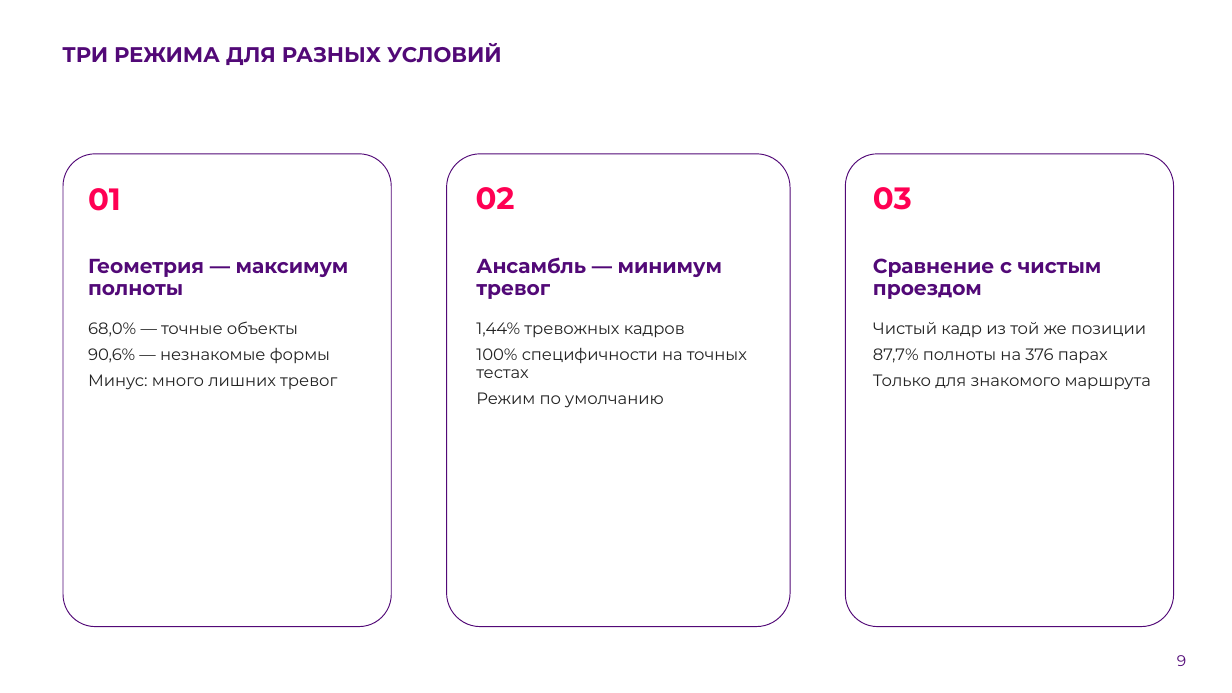
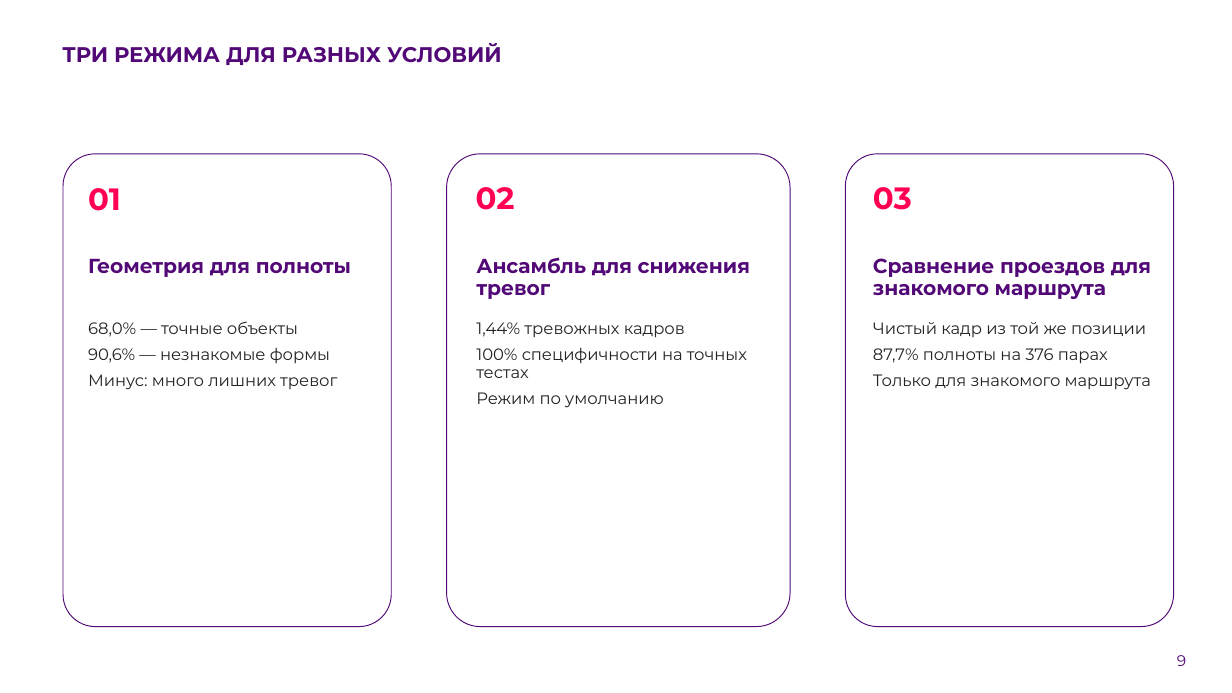
Before and after one commit to KirpaDmitriy/metroguard-lct2026, a slide deck: slide 9 of presentation/MetroGuard_LCT2026_Submission.pptx. Drawn at 1232x693 pixels with LibreOffice and Linux fonts; fonts in the diff are those of the drawing; background and template pictures are left out. Boxes give left, top, right and bottom in pixels: in the first picture for what was removed or moved away, otherwise in the second. Text is boxed around its words. In the diff, an @@ line names an element or a change of style, - is before the commit and + after.

```diff
--- a/presentation/MetroGuard_LCT2026_Submission.pptx
+++ b/presentation/MetroGuard_LCT2026_Submission.pptx
@@ text at [88, 258, 351, 277]: text changed @@
-Геометрия — максимум полноты
+Геометрия для полноты
@@ text at [476, 257, 750, 299]: text changed @@
-Ансамбль — минимум тревог
+Ансамбль для снижения тревог
@@ text at [873, 258, 1151, 299]: text changed @@
-Сравнение с чистым проездом
+Сравнение проездов для знакомого маршрута
```
Also in this commit, not shown: 9 other slides changed.
